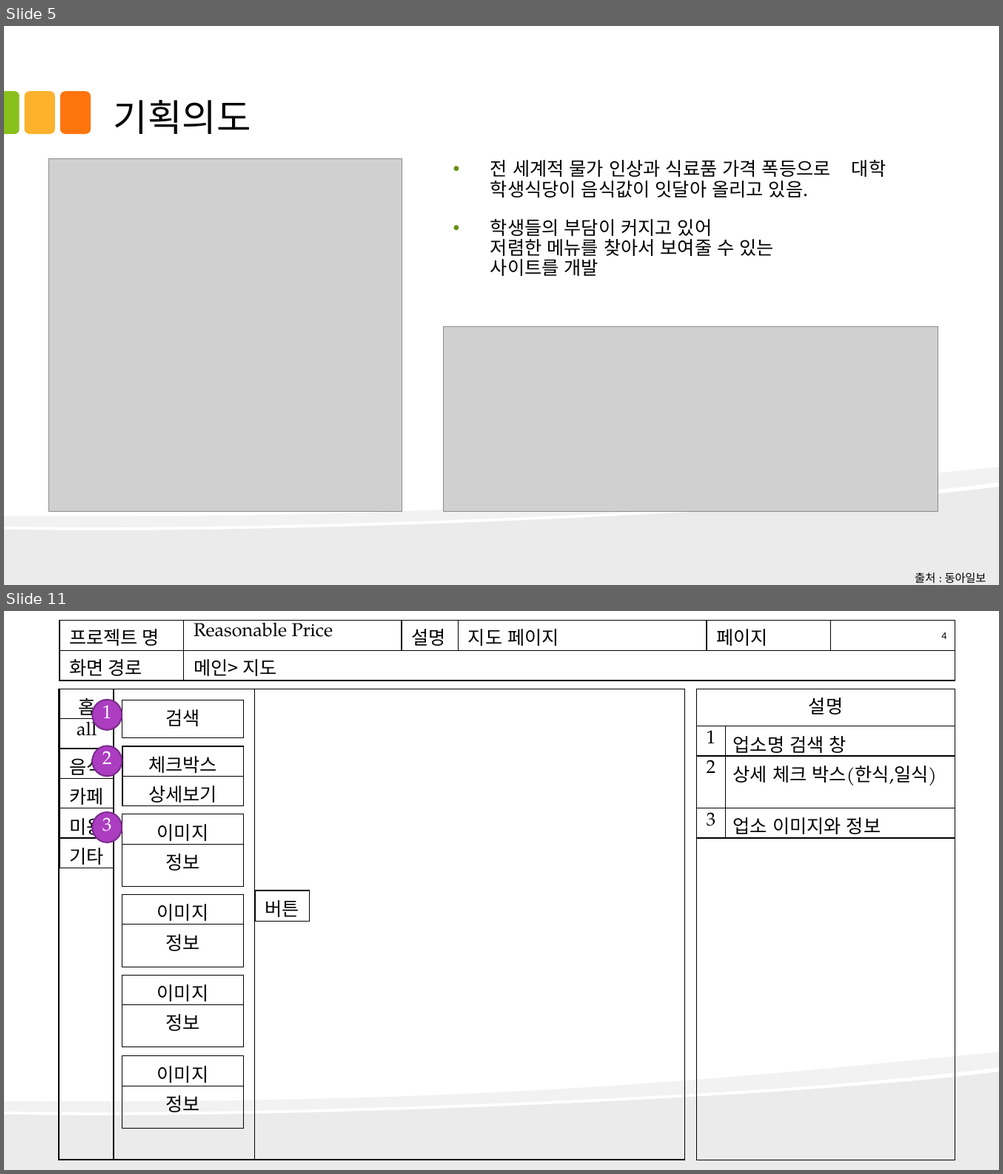
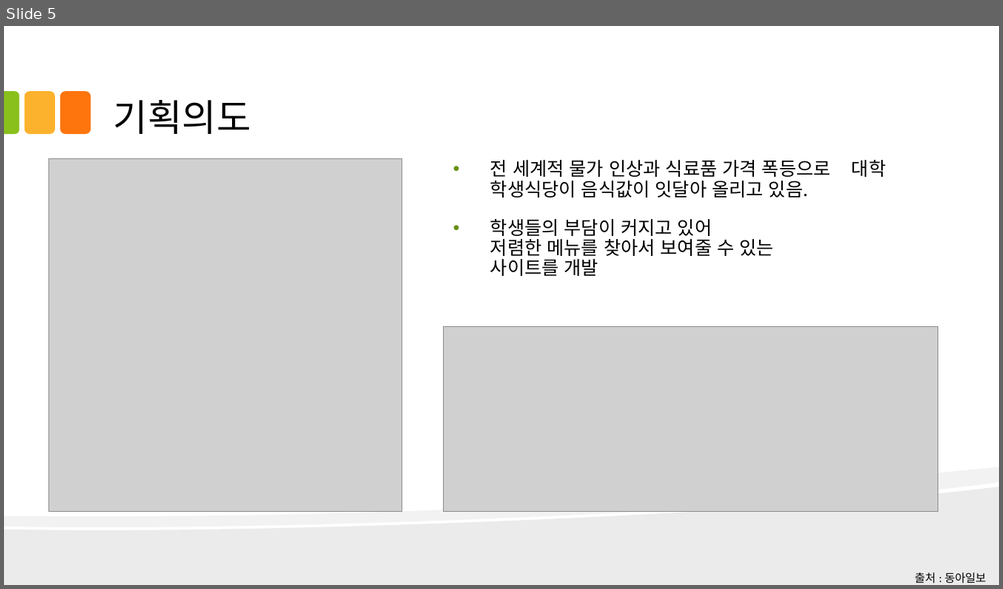
Before and after one commit to kjayvam/HTML, a slide deck: project/ppt/김영민_착한업소찾기_v.0.2.0.pptx. Shown one above the other, each under a label of ours: slides 5 and 11 before the commit, slide 5 after it; the slides between them are not shown. The pictures are 1003x1174 and 1003x589 pixels, drawn with LibreOffice and Linux fonts; fonts in the diff are those of the drawing; grey boxes stand for pictures. Boxes give left, top, right and bottom in pixels: in the first picture for what was removed or moved away, otherwise in the second. Text is boxed around its words. In the diff, an @@ line names an element or a change of style, - is before the commit and + after.

```diff
--- a/project/ppt/김영민_착한업소찾기_v.0.2.0.pptx
+++ b/project/ppt/김영민_착한업소찾기_v.0.2.0.pptx
@@ slide 11 removed at (4,611,999,1170), background #FFFFFF; not listed: 2 template elements that a slide beside it also shows @@
@@ table removed at (60,620,954,928), 2 rows, 6 columns @@
-프로젝트 명 | Reasonable Price | 설명 | 지도 페이지 | 페이지 | 4
-화면 경로 | 메인> 지도 |  |  |  | 
@@ table removed at (59,689,685,1160), 1 rows, 1 columns @@
-
@@ table removed at (60,689,114,1160), 1 rows, 1 columns @@
-
@@ table removed at (60,689,114,868), 6 rows, 1 columns @@
-홈
-all
-음식
-카페
-미용
-기타
@@ table removed at (114,689,255,1161), 1 rows, 1 columns @@
-
@@ table removed at (697,689,955,1160), 1 rows, 1 columns @@
-설명
@@ freeform shape removed at (92,700,122,730) @@
-1
@@ freeform shape removed at (92,700,122,730) @@
@@ table removed at (122,700,243,738), 1 rows, 1 columns @@
-검색
@@ table removed at (697,726,955,841), 3 rows, 2 columns @@
-1 | 업소명 검색 창
-2 | 상세 체크 박스(한식,일식)
-3 | 업소 이미지와 정보
@@ freeform shape removed at (92,746,122,777) @@
-2
@@ freeform shape removed at (92,746,122,777) @@
@@ table removed at (122,747,244,806), 2 rows, 1 columns @@
-체크박스
-상세보기
@@ text removed at (86,792,96,809) @@
-1
@@ freeform shape removed at (92,812,122,843) @@
-3
@@ freeform shape removed at (92,812,122,843) @@
@@ table removed at (122,815,243,887), 2 rows, 1 columns @@
-이미지
-정보
@@ table removed at (122,894,243,1005), 2 rows, 1 columns @@
-이미지
-정보
@@ table removed at (255,891,309,921), 1 rows, 1 columns @@
-버튼
@@ table removed at (122,975,243,1086), 2 rows, 1 columns @@
-이미지
-정보
@@ table removed at (122,1056,243,1129), 2 rows, 1 columns @@
-이미지
-정보
```
Also in this commit, not shown: 5 slides changed, 3 slides added, 26 other slides removed, 8 other files.
